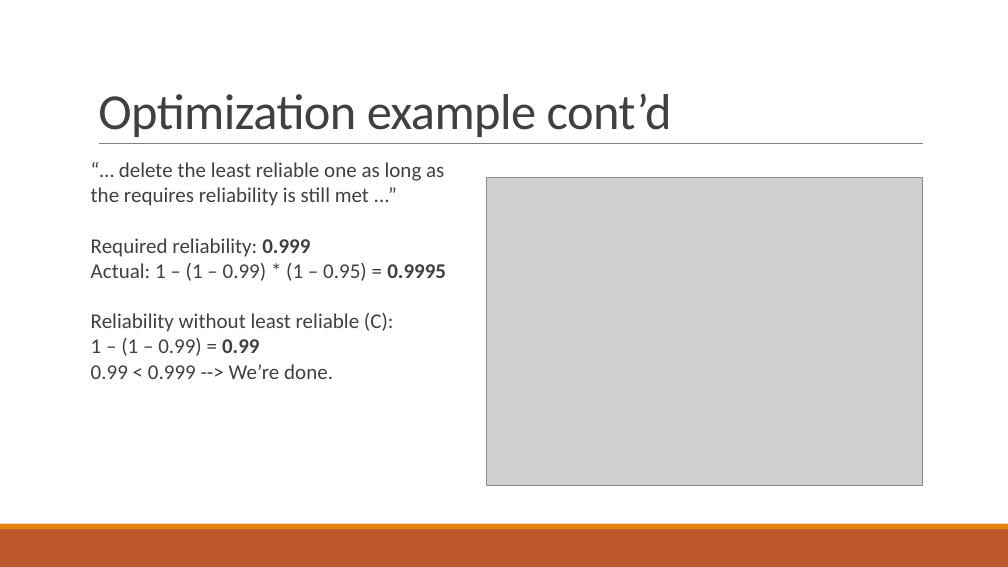
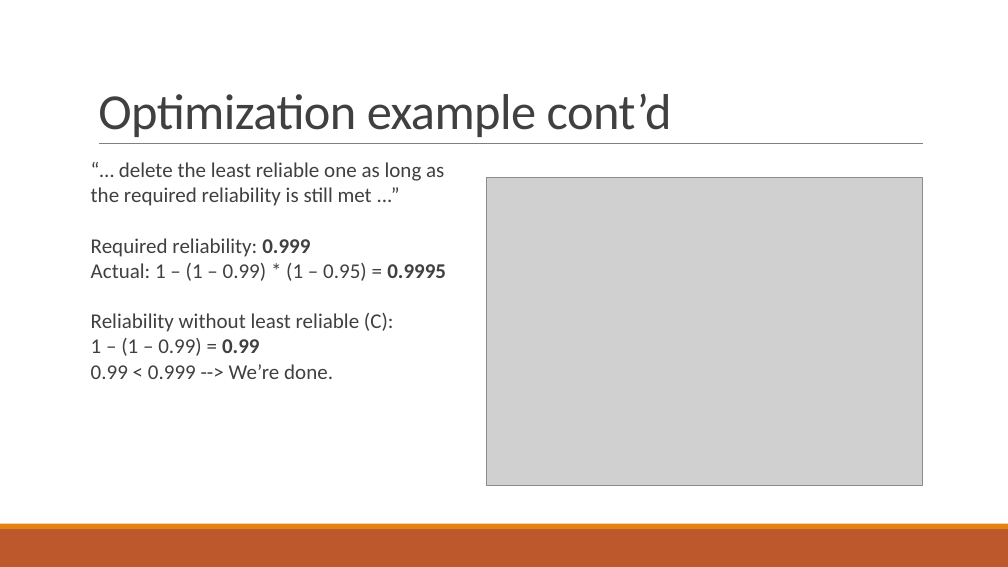
Before and after one commit to PStahl/master_thesis, a slide deck: slide 28 of presentation/presentation2.pptx. Drawn at 1008x567 pixels with LibreOffice and Linux fonts; fonts in the diff are those of the drawing; grey boxes stand for pictures. Boxes give left, top, right and bottom in pixels: in the first picture for what was removed or moved away, otherwise in the second. Text is boxed around its words. In the diff, an @@ line names an element or a change of style, - is before the commit and + after.

```diff
--- a/presentation/presentation2.pptx
+++ b/presentation/presentation2.pptx
@@ text at (91, 162, 444, 206): text changed @@
-“… delete the least reliable one as long as
-the requires reliability is still met ...”
+“… delete the least reliable one as long as
+the required reliability is still met ...”
```
Also in this commit, not shown: 6 other slides changed.
